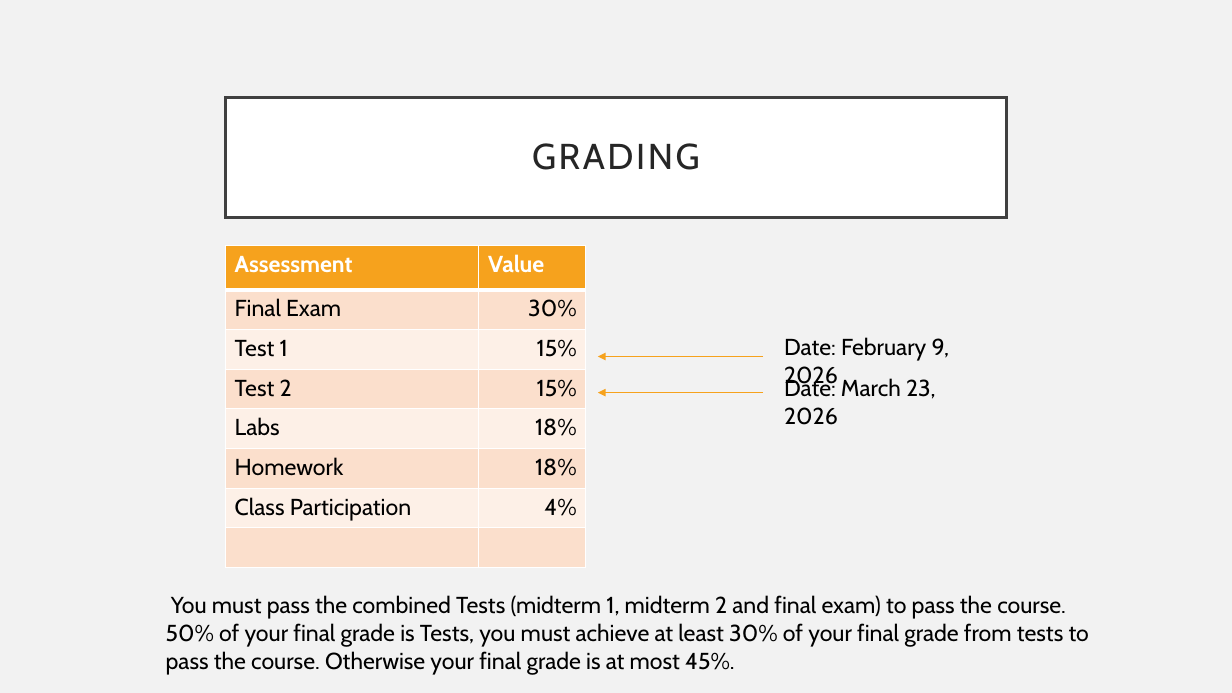
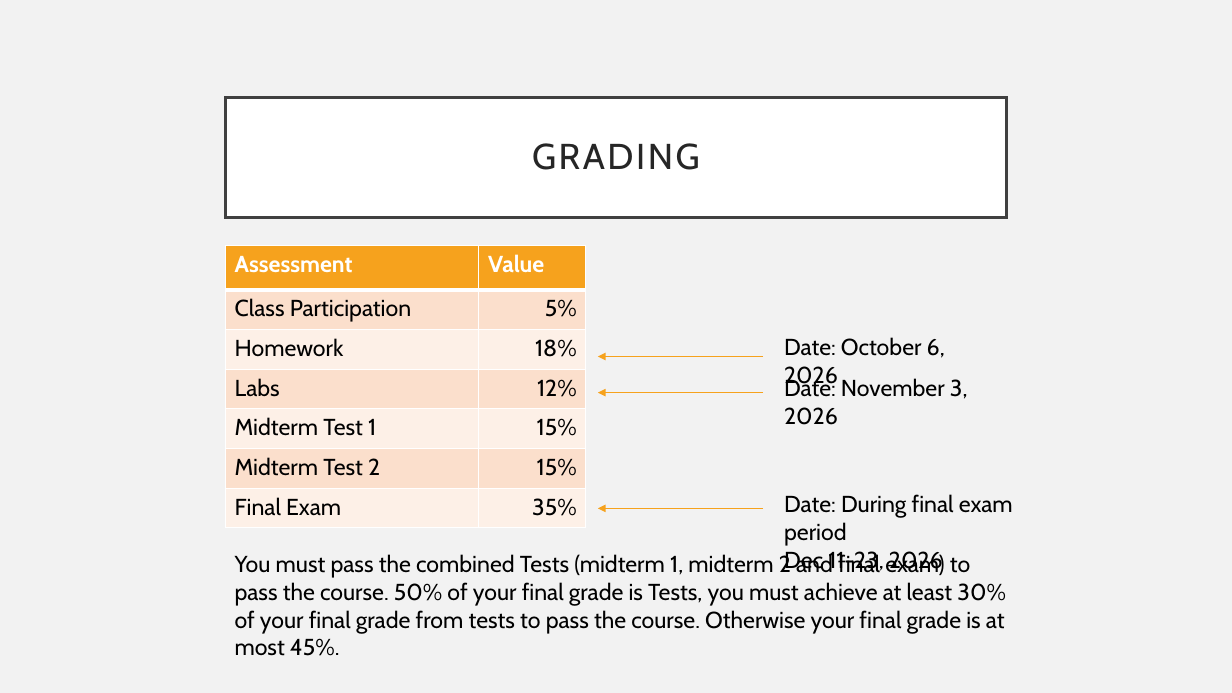
Before and after one commit to UPEI-CS/CS1910-Students, a slide deck: slide 8 of lectures/01-Course-Orientation/CS1910_Course-Orientation_Lecture.pptx. Drawn at 1232x693 pixels with LibreOffice and Linux fonts; fonts in the diff are those of the drawing. Boxes give left, top, right and bottom in pixels: in the first picture for what was removed or moved away, otherwise in the second. Text is boxed around its words. In the diff, an @@ line names an element or a change of style, - is before the commit and + after.

```diff
--- a/lectures/01-Course-Orientation/CS1910_Course-Orientation_Lecture.pptx
+++ b/lectures/01-Course-Orientation/CS1910_Course-Orientation_Lecture.pptx
@@ table at [226,245,586,528] @@
-row 2: Final Exam | 30%
-row 3: Test 1 | 15%
-row 4: Test 2 | 15%
-row 5: Labs | 18%
+row 2: Class Participation | 5%
-row 7: Class Participation | 4%
-row 8:  | 
+row 4: Labs | 12%
+row 5: Midterm Test 1 | 15%
+row 6: Midterm Test 2 | 15%
+row 7: Final Exam | 35%
@@ text at [784,337,945,389]: text changed @@
-Date: February 9, 2026
+Date: October 6, 2026
@@ text at [784,377,968,425]: text changed @@
-Date: March 23, 2026
+Date: November 3, 2026
@@ arrow added from (763, 508) to (598, 508), #F6A21D 0.5 pt @@
@@ text added at [784,494,1013,573], 18 pt, text #000000 @@
+Date: During final exam period
+Dec 11-23, 2026
@@ text "You must pass the combined ..." rewrapped from [166,595,1089,675] to [235,552,1006,656] @@
```
Also in this commit, not shown: 11 other slides changed, 2 slides removed, 1 other file.
